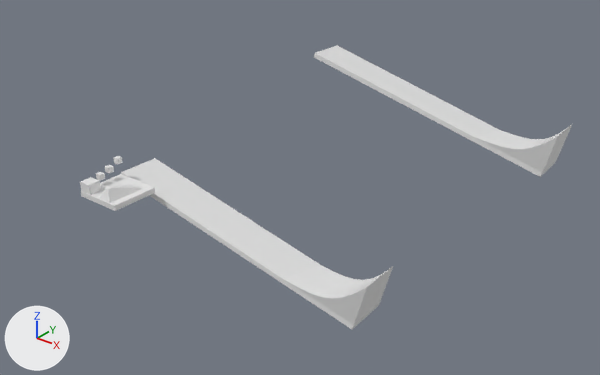
Renders of the glTF model public/assets/Level2.glb from each side of a commit.
Camera for both pictures: a camera (50 mm lens) standing at (453.0, -350.0, 268.0) and looking at (82.0, 115.0, -21.0). The lights are fixed; the arrows at lower left show +X, +Y and +Z. Where no turn or scale is listed for an object, it has been applied to the vertices.

The first picture shows 'Cube_coll.003', 'Cube_coll.005', 'Cube_coll.007', 'Cube_coll.008'.
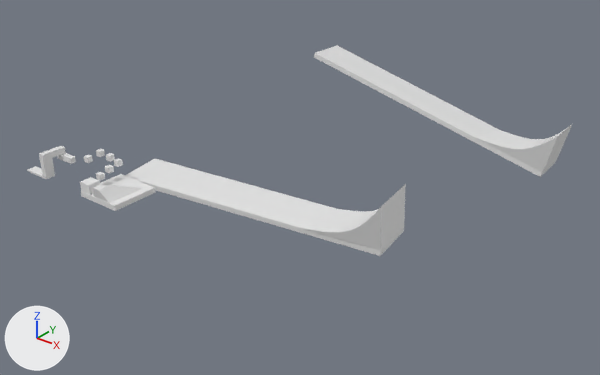
Boxes [x1, y1, x2, y2] around the edits, measured in the pictures (600 x 375 px):
'Cube_coll.007', moved, turned: before [121, 158, 393, 329]; after [125, 159, 406, 256]
'Cube_coll.012', added: after [27, 146, 76, 179]
'Cube_coll.003', moved: before [114, 156, 123, 164]; after [114, 158, 123, 167]
'Cube_coll.009', added: after [106, 153, 115, 162]
'Cube_coll.010', added: after [96, 149, 105, 157]
'Cube_coll.011', added: after [84, 155, 93, 163]

The change, as a list of edits to the scene's bpy script:
```text
Add me_cube_012:
    me_cube_012.from_pydata(...)  # 40 vertices, 76 faces; spans x -49.0..-13.2, y -2.5..17.6, z -2.1..18.1
Change ob_cube_coll_003:
    ob_cube_coll_003.location: (0.0, 0.0, 0.0) -> (0.0, 0.0, -2.0)
Change ob_cube_coll_007:
    ob_cube_coll_007.location: (82.4, 49.8, -31.3) -> (85.8, 57.3, -4.3)
    ob_cube_coll_007.rotation_euler: (-0.068, 0.28, 0.0846) -> (0.00977, 0.0146, 0.154)  # degrees (-3.9, 16, 4.8) -> degrees (0.6, 0.8, 8.8)
Add ob_cube_coll_012:
    ob_cube_coll_012 = bpy.data.objects.new('Cube_coll.012', me_cube_012)
    ob_cube_coll_012.location = (-31.4, -19.5, -1.4)
Add ob_cube_coll_011:
    ob_cube_coll_011 = bpy.data.objects.new('Cube_coll.011', me_cube_004.copy())  # the mesh of ob_cube_coll_003
    ob_cube_coll_011.location = (-18.3, -13.4, 0.6)
Add ob_cube_coll_010:
    ob_cube_coll_010 = bpy.data.objects.new('Cube_coll.010', me_cube_004.copy())  # the mesh of ob_cube_coll_003
    ob_cube_coll_010.location = (-17.0, -2.6, 2.3)
Add ob_cube_coll_009:
    ob_cube_coll_009 = bpy.data.objects.new('Cube_coll.009', me_cube_004.copy())  # the mesh of ob_cube_coll_003
    ob_cube_coll_009.location = (-9.1, 0.0, -0.2)
```
